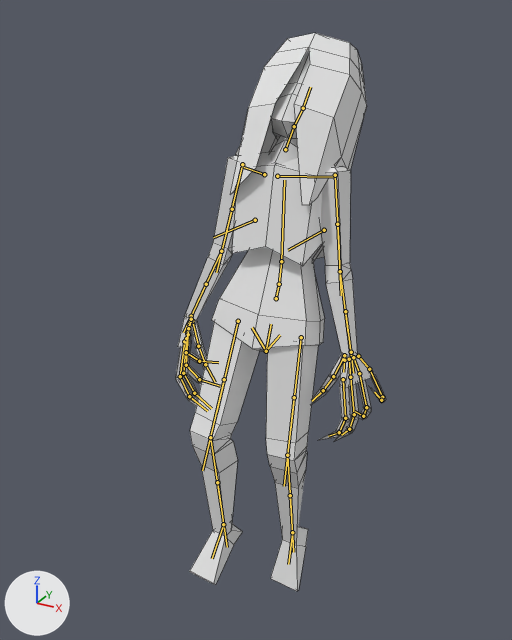
The FBX model Assets/Ghost/Models/sk_ghost_big_stagger_end.fbx: old version first, new version second.
Before and after are seen from a camera (50 mm lens) standing at (0.853, -1.628, 1.645) and looking at (-0.029, -0.023, 0.843). Lighting does not change. The marker at lower left points along +X, +Y and +Z. The older version comes first. Both versions are drawn at frame 6 of the action 'Scene'; the numbers are the values there. The bones that change, and the others that lie on the model, are drawn over the model as lines. Mesh edges are drawn as thin lines.

Objects in the first picture: 'GHOST'.
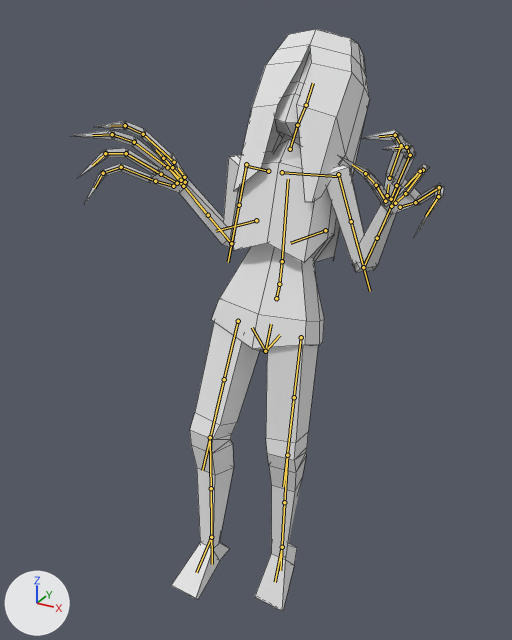
The change, as a diff of the scene's bpy script:
```diff
--- a/Assets/Ghost/Models/sk_ghost_big_stagger_end.fbx.py
+++ b/Assets/Ghost/Models/sk_ghost_big_stagger_end.fbx.py
@@ bone_def_spine_002 @@
 bone_def_spine_002 = bpy.data.objects['rig'].pose.bones['DEF-spine.002']  # child of 'DEF-spine.001'
-bone_def_spine_002.rotation_quaternion = (0.996, 0.086, 0.003, 0.008)  # degrees (10, 0, 1)
+bone_def_spine_002.rotation_quaternion = (0.998, 0.067, 0.003, 0.008)  # degrees (8, 0, 1)
@@ bone_def_spine_003 @@
 bone_def_spine_003 = bpy.data.objects['rig'].pose.bones['DEF-spine.003']  # child of 'DEF-spine.002'
-bone_def_spine_003.rotation_quaternion = (0.996, 0.086, 0.008, 0.008)  # degrees (10, 1, 1)
+bone_def_spine_003.rotation_quaternion = (0.998, 0.067, 0.008, 0.008)  # degrees (8, 1, 1)
@@ bone_def_upper_arm_l @@
 bone_def_upper_arm_l = bpy.data.objects['rig'].pose.bones['DEF-upper_arm.L']  # child of 'DEF-shoulder.L'
-bone_def_upper_arm_l.rotation_quaternion = (0.99, -0.035, 0.0, -0.135)  # degrees (-4, -1, -16)
+bone_def_upper_arm_l.rotation_quaternion = (1.0, -0.021, 0.0, -0.013)  # degrees (-2, 0, -1)
@@ bone_def_upper_arm_l_001 @@
 bone_def_upper_arm_l_001 = bpy.data.objects['rig'].pose.bones['DEF-upper_arm.L.001']  # child of 'DEF-upper_arm.L'
-bone_def_upper_arm_l_001.rotation_quaternion = (0.998, 0.0, 0.058, 0.0)  # degrees (0, 7, 0)
+bone_def_upper_arm_l_001.rotation_quaternion = (0.982, 0.0, -0.188, 0.0)  # degrees (0, -22, 0)
@@ bone_def_forearm_l @@
 bone_def_forearm_l = bpy.data.objects['rig'].pose.bones['DEF-forearm.L']  # child of 'DEF-upper_arm.L'
-bone_def_forearm_l.rotation_quaternion = (0.991, 0.066, 0.117, 0.029)  # degrees (8, 13, 4)
+bone_def_forearm_l.rotation_quaternion = (0.35, 0.889, -0.257, -0.148)  # degrees (136, 5, -34)
@@ bone_def_upper_arm_r @@
 bone_def_upper_arm_r = bpy.data.objects['rig'].pose.bones['DEF-upper_arm.R']  # child of 'DEF-shoulder.R'
-bone_def_upper_arm_r.rotation_quaternion = (0.992, 0.007, 0.0, 0.124)  # degrees (1, 0, 14)
+bone_def_upper_arm_r.rotation_quaternion = (0.994, -0.106, 0.0, 0.014)  # degrees (-12, 0, 2)
@@ bone_def_upper_arm_r_001 @@
 bone_def_upper_arm_r_001 = bpy.data.objects['rig'].pose.bones['DEF-upper_arm.R.001']  # child of 'DEF-upper_arm.R'
-bone_def_upper_arm_r_001.rotation_quaternion = (0.999, 0.0, -0.047, 0.0)  # degrees (0, -5, 0)
+bone_def_upper_arm_r_001.rotation_quaternion = (0.975, 0.0, 0.223, 0.0)  # degrees (0, 26, 0)
@@ bone_def_forearm_r @@
 bone_def_forearm_r = bpy.data.objects['rig'].pose.bones['DEF-forearm.R']  # child of 'DEF-upper_arm.R'
-bone_def_forearm_r.rotation_quaternion = (0.994, 0.044, -0.095, -0.035)  # degrees (5, -11, -5)
+bone_def_forearm_r.rotation_quaternion = (0.347, 0.884, 0.303, 0.083)  # degrees (138, 4, 36)
@@ bone_def_spine_004 @@
 bone_def_spine_004 = bpy.data.objects['rig'].pose.bones['DEF-spine.004']  # child of 'DEF-spine.003'
-bone_def_spine_004.rotation_quaternion = (0.877, -0.481, -0.006, -0.017)  # degrees (-57, -2, -1)
+bone_def_spine_004.rotation_quaternion = (0.914, -0.405, -0.007, -0.017)  # degrees (-48, -1, -1)
@@ bone_def_shin_l @@
 bone_def_shin_l = bpy.data.objects['rig'].pose.bones['DEF-shin.L']  # child of 'DEF-thigh.L'
-bone_def_shin_l.rotation_quaternion = (0.981, 0.182, -0.06, 0.037)  # degrees (21, -8, 3)
+bone_def_shin_l.rotation_quaternion = (0.993, 0.089, -0.062, 0.044)  # degrees (10, -8, 4)
@@ bone_def_shin_r @@
 bone_def_shin_r = bpy.data.objects['rig'].pose.bones['DEF-shin.R']  # child of 'DEF-thigh.R'
-bone_def_shin_r.rotation_quaternion = (0.963, 0.253, 0.082, -0.051)  # degrees (29, 11, -3)
+bone_def_shin_r.rotation_quaternion = (0.982, 0.161, 0.086, -0.056)  # degrees (18, 11, -5)
```

What differs and where, as boxes (x1, y1, x2, y2) in the pictures (512 x 640 px):
'GHOST', posed (78% wider): before (176, 33, 386, 591); after (70, 29, 444, 611)
bone 'DEF-spine.002', root to tip: before (279, 284) to (281, 261); after (279, 284) to (282, 261)
bone 'DEF-spine.003', root to tip: before (281, 261) to (284, 180); after (282, 261) to (288, 179)
bone 'DEF-upper_arm.L', root to tip: before (335, 175) to (339, 249); after (338, 174) to (357, 246)
bone 'DEF-upper_arm.L.001', root to tip: before (337, 224) to (341, 295); after (351, 221) to (370, 291)
bone 'DEF-forearm.L', root to tip: before (340, 271) to (348, 333); after (363, 267) to (384, 221)
bone 'DEF-upper_arm.R', root to tip: before (242, 164) to (226, 231); after (246, 164) to (235, 225)
bone 'DEF-upper_arm.R.001', root to tip: before (232, 209) to (216, 272); after (239, 205) to (228, 262)
bone 'DEF-forearm.R', root to tip: before (221, 251) to (198, 301); after (231, 243) to (195, 200)
bone 'DEF-spine.004', root to tip: before (285, 149) to (294, 126); after (290, 149) to (297, 125)
bone 'DEF-shin.L', root to tip: before (287, 455) to (291, 517); after (287, 455) to (283, 528)
bone 'DEF-shin.R', root to tip: before (210, 437) to (221, 507); after (210, 437) to (211, 516)
